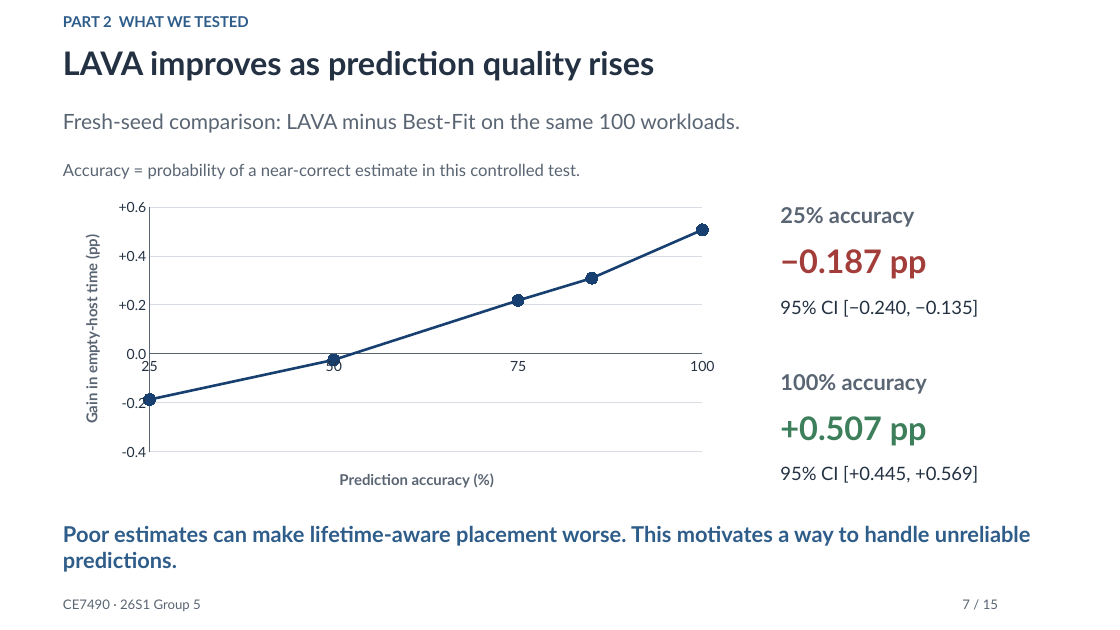
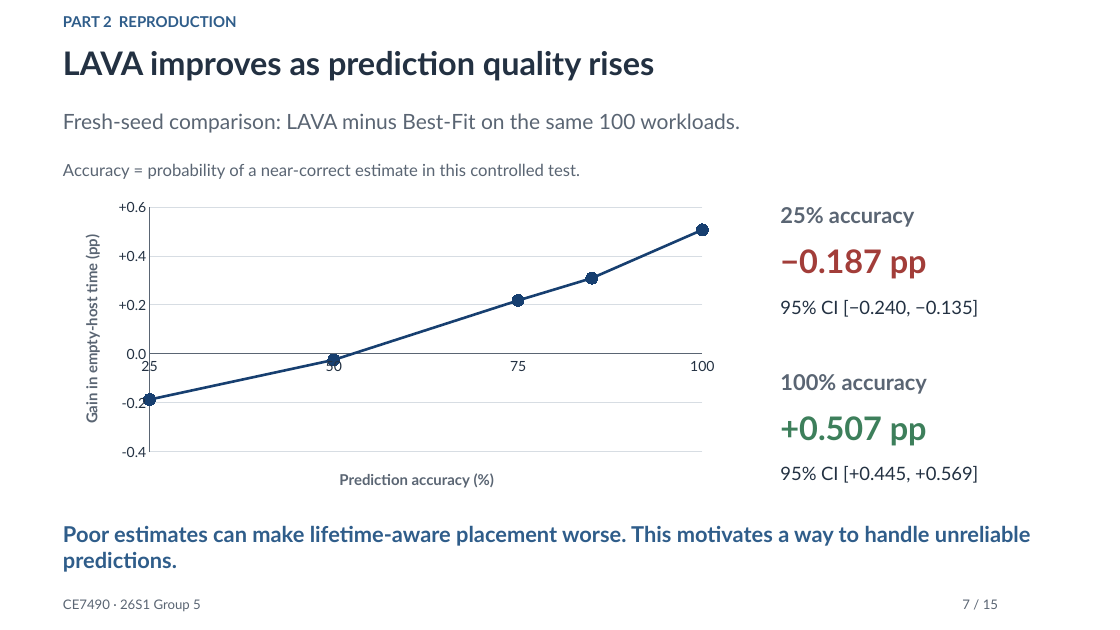
Before and after one commit to xxxmian/CE7490-P2_Revisiting_LAVA, a slide deck: slide 7 of Revisiting_Lifetime_Aware_VM_Allocation_Presentation_v4.pptx. Drawn at 1120x630 pixels with LibreOffice and Linux fonts; fonts in the diff are those of the drawing. Boxes give left, top, right and bottom in pixels: in the first picture for what was removed or moved away, otherwise in the second. Text is boxed around its words. In the diff, an @@ line names an element or a change of style, - is before the commit and + after.

Commit message:
Refocus presentation on method reproduction before improvement

```diff
--- a/Revisiting_Lifetime_Aware_VM_Allocation_Presentation_v4.pptx
+++ b/Revisiting_Lifetime_Aware_VM_Allocation_Presentation_v4.pptx
@@ text at (x1=63, y1=16, x2=237, y2=27): text changed @@
-PART 2 WHAT WE TESTED
+PART 2 REPRODUCTION
```
Also in this commit, not shown: 9 other slides changed, 5 slides added, 5 slides removed, 3 other files.
